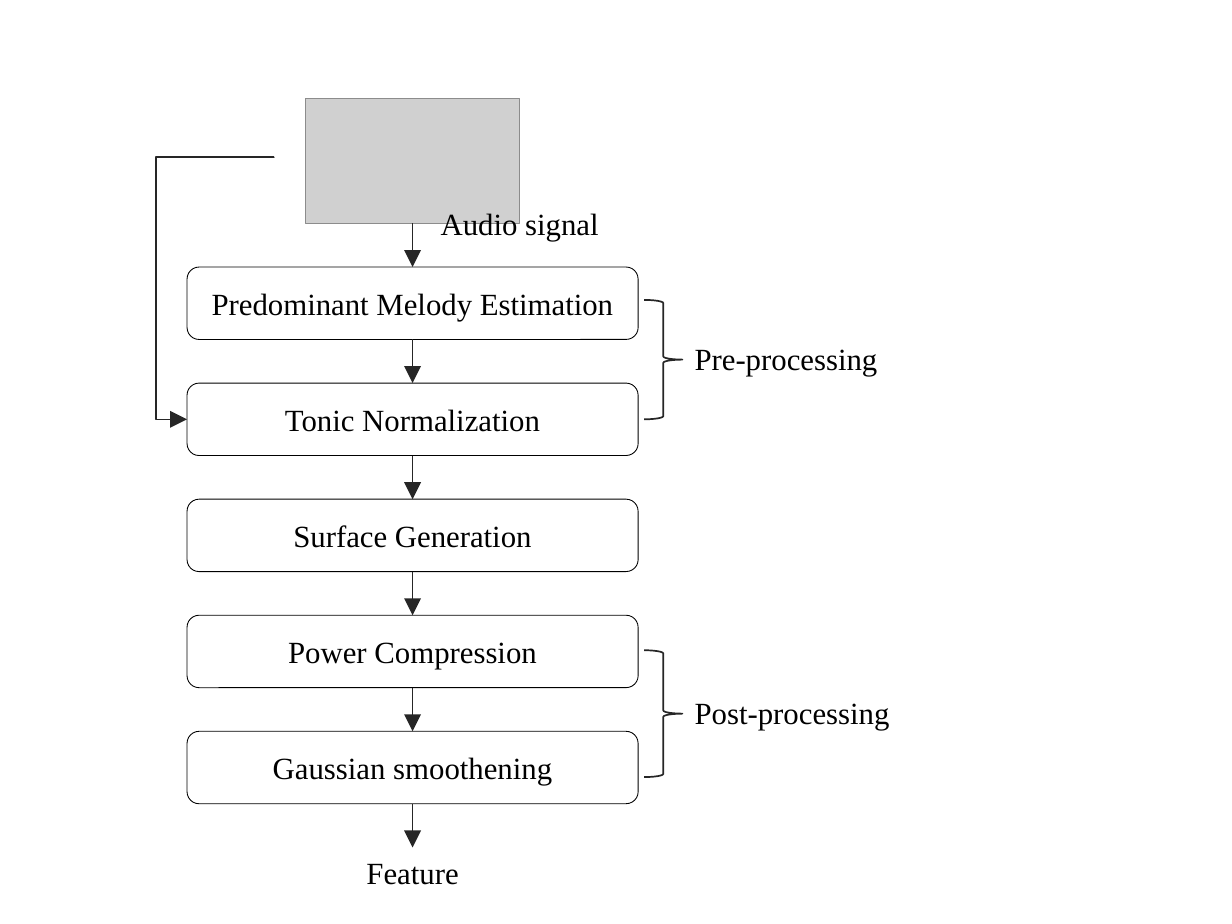
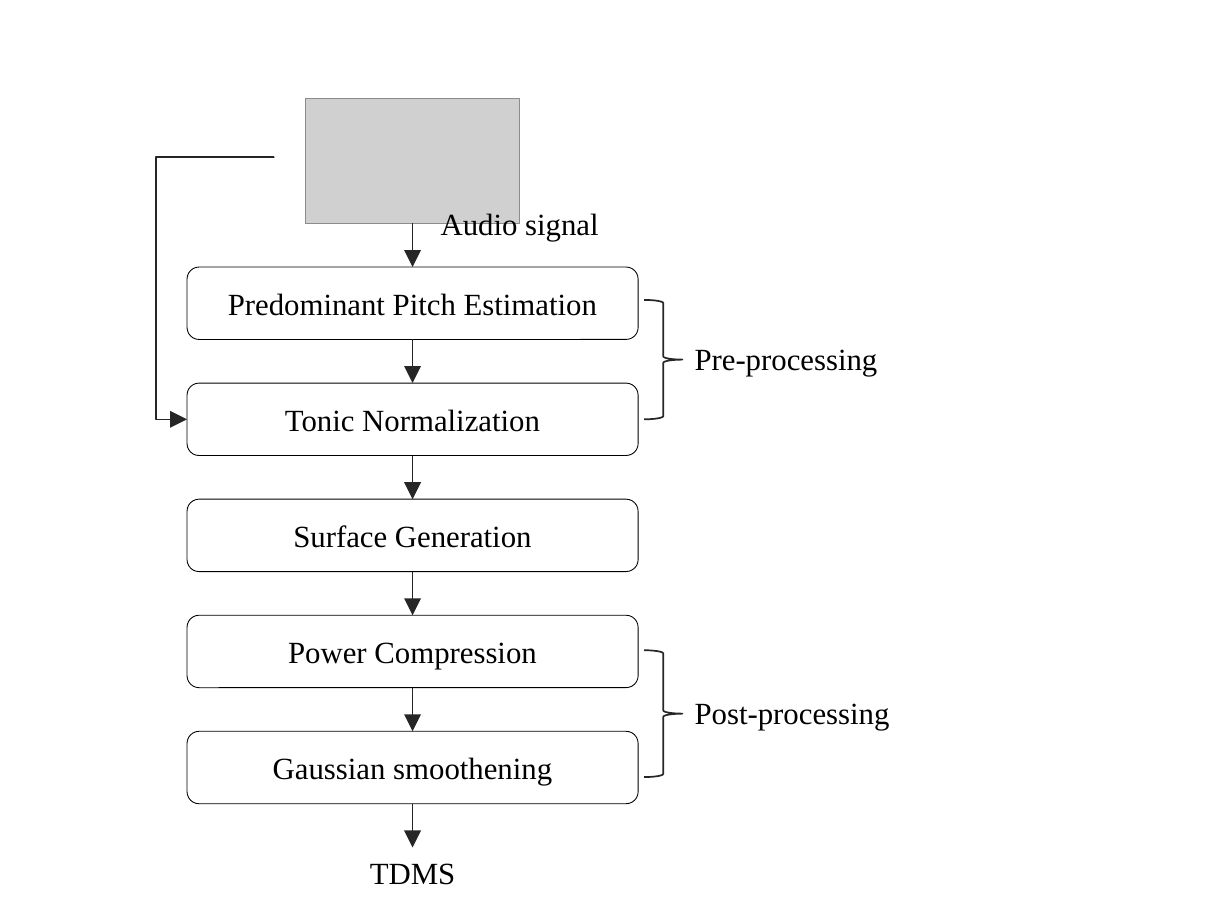
Before and after one commit to sankalpg/PhDThesis, a slide deck: slide 1 of ch07_ragaRecognition/figures/tdms_computation.pptx. Drawn at 1232x924 pixels with LibreOffice and Linux fonts; fonts in the diff are those of the drawing; grey boxes stand for pictures. Boxes give left, top, right and bottom in pixels: in the first picture for what was removed or moved away, otherwise in the second. Text is boxed around its words. In the diff, an @@ line names an element or a change of style, - is before the commit and + after.

```diff
--- a/ch07_ragaRecognition/figures/tdms_computation.pptx
+++ b/ch07_ragaRecognition/figures/tdms_computation.pptx
@@ text in rounded rectangle at [228, 293, 597, 316]: text changed @@
-Predominant Melody Estimation
+Predominant Pitch Estimation
@@ text at [370, 863, 456, 885]: text changed @@
-Feature
+TDMS
```
Also in this commit, not shown: 1 other slide changed, 5 other files.
